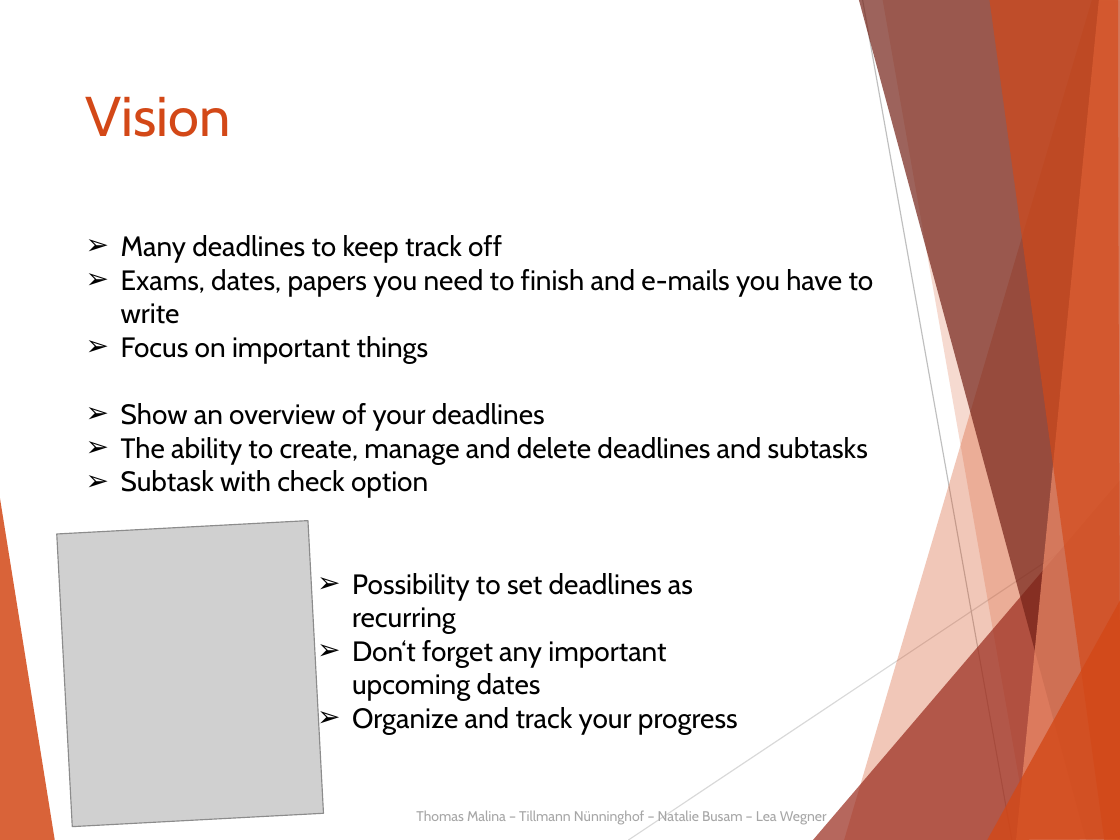
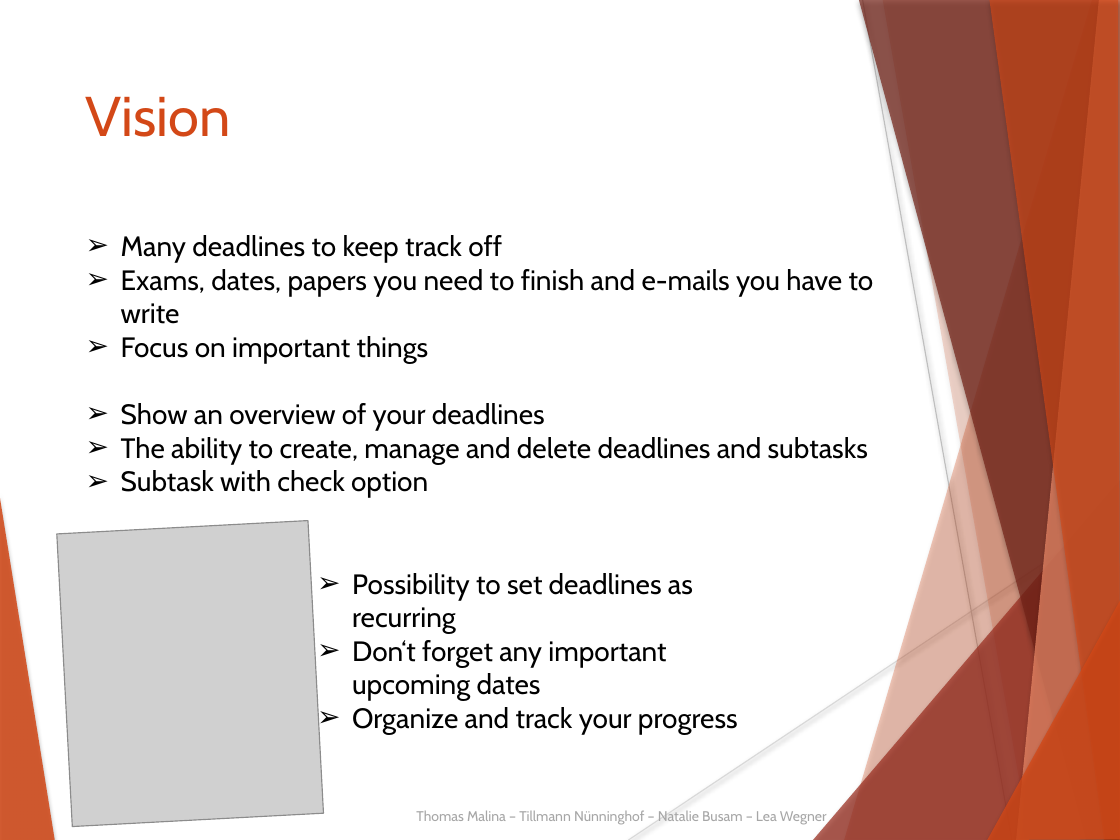
Before and after one commit to Kalkihe/Deminder, a slide deck: slide 4 of Documentation/Exam/Deminder.pptx. Drawn at 1120x840 pixels with LibreOffice and Linux fonts; fonts in the diff are those of the drawing; grey boxes stand for pictures. Boxes give left, top, right and bottom in pixels: in the first picture for what was removed or moved away, otherwise in the second. Text is boxed around its words. In the diff, an @@ line names an element or a change of style, - is before the commit and + after.

```diff
--- a/Documentation/Exam/Deminder.pptx
+++ b/Documentation/Exam/Deminder.pptx
@@ line (862, 0) - (1012, 840): stroke #BFBFBF 0.75 pt to #BFBFBF 0.74 pt @@
@@ line (628, 840) - (1120, 512): stroke #D9D9D9 0.75 pt to #D9D9D9 0.74 pt @@
@@ shadow on in 8 elements at box(0, 492, 55, 840), box(844, 0, 1120, 840), box(883, 0, 1120, 840), box(813, 480, 1120, 840), box(859, 0, 1120, 840), box(1016, 0, 1120, 840), box(989, 0, 1120, 840), box(987, 599, 1120, 840) @@
```
Also in this commit, not shown: 20 other slides changed, 1 other file.
